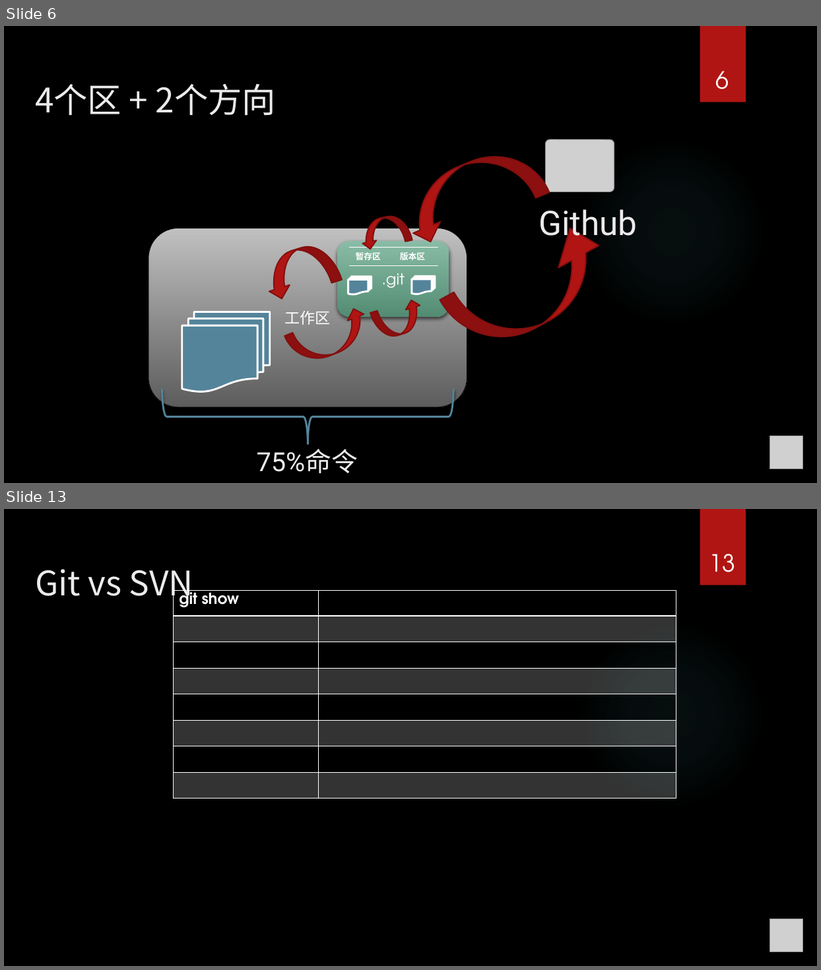
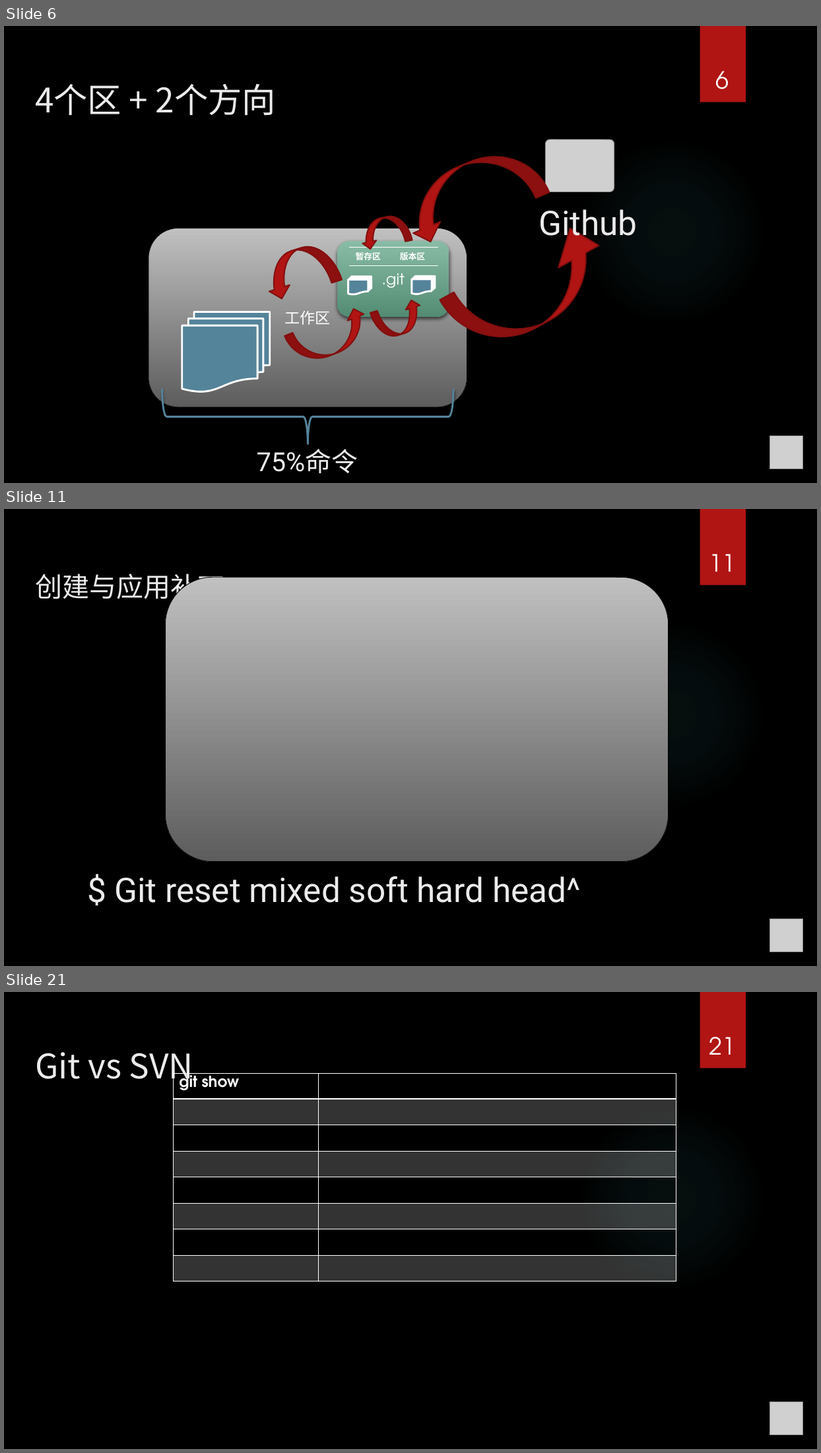
Before and after one commit to seafitliu/about, a slide deck: git那些事.pptx. Shown one above the other, each under a label of ours: slides 6 and 13 before the commit, slides 6, 11 and 21 after it; the slides between them are not shown. The pictures are 821x970 and 821x1453 pixels, drawn with LibreOffice and Linux fonts; fonts in the diff are those of the drawing; grey boxes stand for pictures; background and template pictures are left out. Boxes give left, top, right and bottom in pixels: in the first picture for what was removed or moved away, otherwise in the second. Text is boxed around its words. In the diff, an @@ line names an element or a change of style, - is before the commit and + after.

```diff
--- a/git那些事.pptx
+++ b/git那些事.pptx
@@ slide 11 added at <box>4,509,817,966</box>, background picture (left out); not listed: 2 template elements that a slide beside it also shows @@
@@ page number added at <box>710,554,736,572</box>, 28 pt, text #FFFFFF @@
+11
@@ title added at <box>35,574,225,604</box>, 32 pt, text #EBEBEB @@
+创建与应用补丁
@@ rounded rectangle added at <box>166,578,669,862</box>, fill gradient #C1C1C1 to #5E5E5E, outline #000000 0.75 pt @@
@@ text added at <box>185,657,222,677</box>, 18 pt, text #FFFFFF @@
+.git
@@ text added at <box>114,877,581,903</box>, 40 pt, text #EBEBEB @@
+$ Git reset mixed soft hard head^
@@ picture added at <box>770,920,803,952</box> @@
@@ what was slide 13 is now slide 21 @@
@@ page number at <box>710,1037,736,1055</box>: text changed @@
-13
+21
```
Also in this commit, not shown: 6 slides changed, 7 other slides added.
